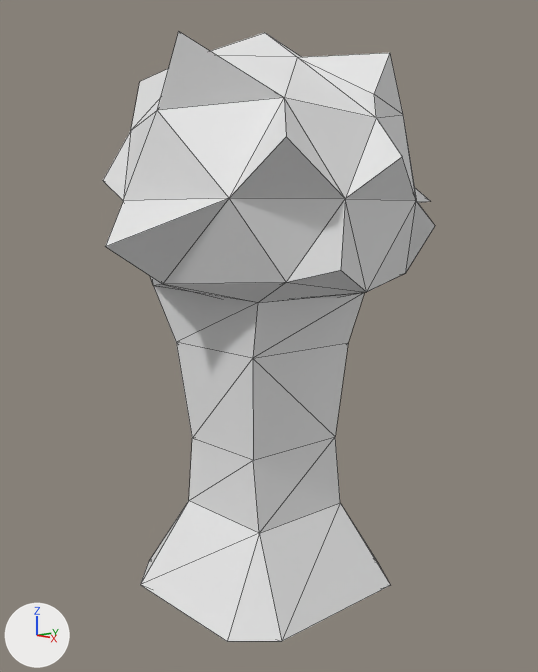
Before and after pictures for a commit that changed the Blender file assets/3D/creatures/gemGuyThree/gemGuyThree.blend.
One viewpoint serves both versions: a camera (50 mm lens) standing at (6.86, -6.27, 4.6) and looking at (0.08, -0.1, 3.17). Lighting does not change. The marker at lower left points along +X, +Y and +Z. The picture after the commit comes second. Mesh edges are drawn as thin lines.

Before the edit, the objects in view are built like this:
```python
mat_material = principled_material('Material')
mat_material.base_color = (0.8, 0.8, 0.8)  # white #e7e7e7
me_cube = bpy.data.meshes.new('Cube')
me_cube.from_pydata(...)  # 80 vertices, 164 faces; spans x -2.25..2.11, y -2.14..1.96, z -3.92..2.86
me_cube.materials.append(mat_material)  # white #e7e7e7
ob_cube = bpy.data.objects.new('Cube', me_cube)
ob_cube.location = (0.03, -0.09, 3.93)
```
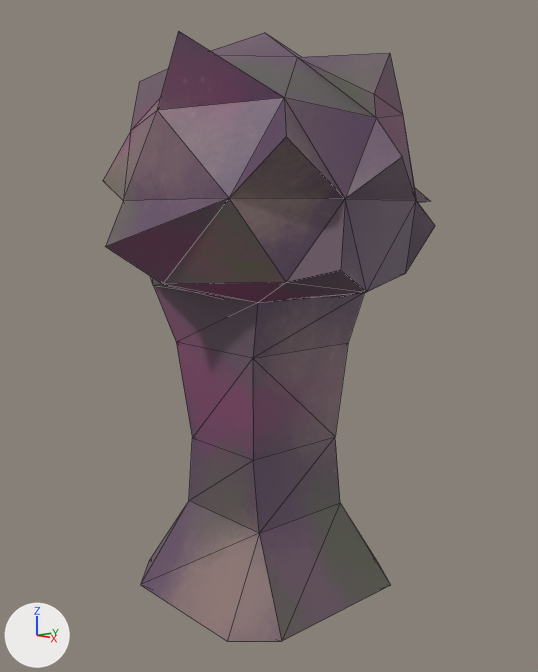
What changed in the scene script:
```text
Add img_gemguythreetexture:
    img_gemguythreetexture = load_image('gemGuyThreeTexture', 'textures/gemGuyThreeTexture.png', 2048, 2048, 'sRGB')
Change mat_material:
    remove mat_material.base_color = (0.8, 0.8, 0.8)  # white #e7e7e7
    add mat_material.texture = img_gemguythreetexture
Change me_cube:
    where me_cube.from_pydata(...)  # 80 vertices, 164 faces; spans x -2.25..2.11, y -2.14..1.96, z -3.92..2.86
    used by ob_cube; location = (0.03, -0.09, 3.93)
    me_cube part 1: texture (UV) coordinates of 164 of 164 faces, centred in x -1.98..1.92, y -1.8..1.77, z -3.92..2.62, changed; they spanned u 0.0..1.0, v 0.0..1.0 and now span u 0.0..1.0, v 0.0..0.99
```

Changed parts and their boxes [x1, y1, x2, y2] in the pictures (538 x 672 px):
'Cube', surface changed (darker)
    both: [103, 31, 435, 642]
